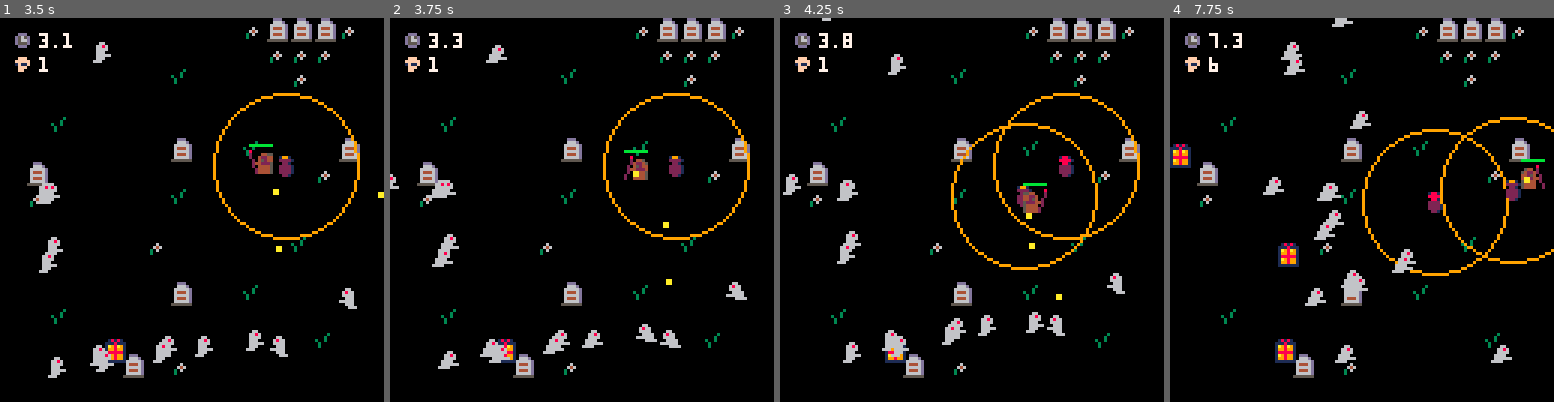
Above: before the commit, frames 1-4 (left to right).
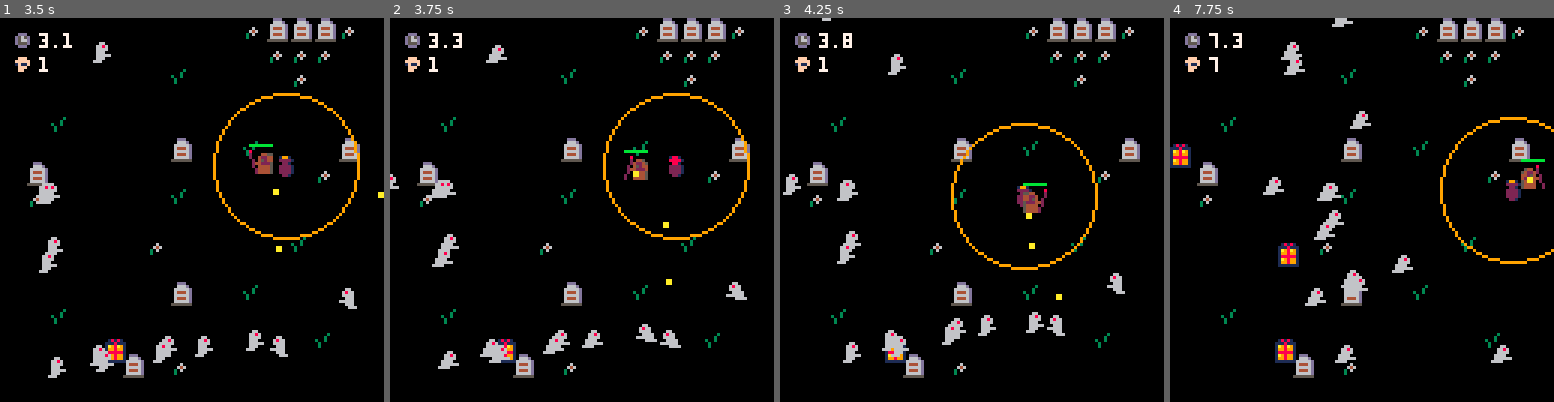
Above: after the commit, the same moments.

Repository: rangzen/armory
Game: PICO-8 cartridge armory.p8
Two runs of this game, one before a commit and one after it. Both use one fixed random seed, a clock stepped at 60 frames per second and the inputs below.
Inputs:
- Up to frame 1 (3.5 s): tap X (X key) at 0.33, 1.07, 1.85, 2.97 s; tap O (Z key) at 0.7, 1.7, 2.1, 2.5, 2.9, 3.3 s; hold Right 1.6-2.1 s; hold Up 2.15-2.42 s; hold Right 2.47-3.03 s; hold Left from 3.08 s (still down)
- Up to frame 2 (3.75 s): release Left at 3.58 s; hold Down from 3.63 s (still down); tap O (Z key) at 3.7 s
- Up to frame 3 (4.25 s): release Down at 3.97 s; hold Right from 4.02 s (still down); tap X (X key) at 4.08 s; tap O (Z key) at 4.1 s
- Up to frame 4 (7.75 s): tap O (Z key) every 0.4 s from 4.5 to 7.7 s; release Right at 4.68 s; hold Up 4.73-5.03 s; hold Left 5.08-5.68 s; tap X (X key) at 5.2, 6.32, 7.43 s; hold Down 5.73-6.03 s; hold Right 6.08-6.58 s; hold Right 6.63-7.13 s; hold Up 7.18-7.45 s; hold Right from 7.5 s (still down)

Frame 1 is identical in both runs. In frame 2, less than 0.1% of the frame differs, in the area x 72-76%, y 35-39%; in frame 3, 1.0%; in frame 4, 1.1%, in the area x 10-95%, y 10-68%.

Commit message:
faster mine

Diff:
--- a/weapons.lua
+++ b/weapons.lua
@@ -16,7 +16,7 @@
     cooldown = 30,
     damage = 5,
     radius = 24,
-    ttl = 2 * 30
+    ttl = 1 * fps
   }
 }
 
@@ -126,7 +126,7 @@
 function draw_mines()
   for m in all(mines) do
     circ(m.x, m.y, m.radius, 9)
-    if party_time > m.ttl - 30 then
+    if party_time > m.ttl - fps / 2 then
       spr(60, m.x - 4, m.y - 4)
     else
       spr(59, m.x - 4, m.y - 4)
